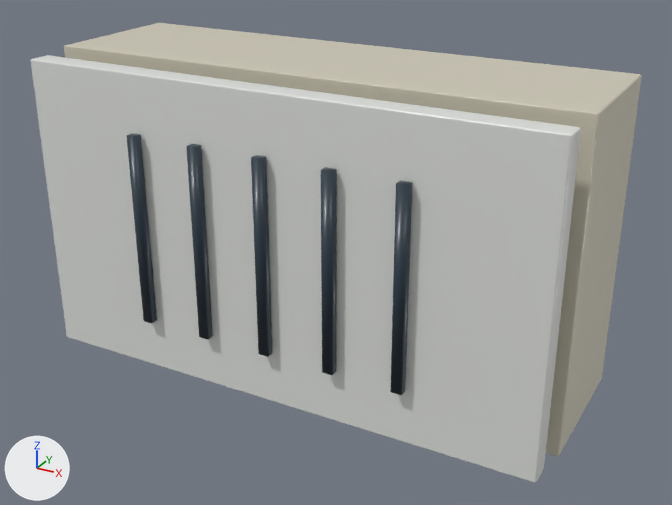
What one commit did to the glTF model lab/public/models/chime_default.low.glb.
Rendered twice from a 50 mm camera at (0.669, -1.18, 0.984) aimed at (0.014, 0.012, 0.388). Every picture has the same lights, and +X, +Y and +Z are marked at lower left. The picture after the commit comes second. Where no turn or scale is listed for an object, it has been applied to the vertices. Vertices at exactly the same position are counted once.

Objects in the first picture: 'node-2', 'node-3', 'part:cover · Original a463fd81'.
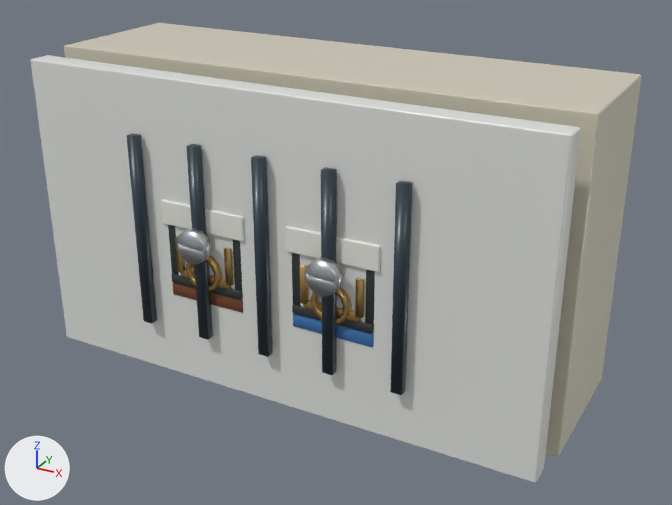
ob_terminal_l is not drawn itself; it is the parent of ob_detail_terminal_clamp_l.
ob_terminal_n is not drawn itself; it is the parent of ob_detail_terminal_clamp_n.

Where the newer file only moved an object's origin or applied its transform, the numbers keep the older frame.

Changed parts and their boxes [x1, y1, x2, y2] in the pictures (672 x 505 px):
'Moulded terminal legend pad.001', reshaped (not visible before): after [285, 226, 381, 272]
'Moulded terminal legend pad', reshaped (not visible before): after [161, 199, 245, 242]
'detail:terminal-clamp:N · Detail moulded engineering polymer', moved, turned (not visible before): after [292, 253, 375, 334]
'detail:terminal-clamp:N · Detail machined brass', moved, turned (not visible before): after [299, 265, 365, 325]
'detail:terminal-clamp:N · Detail zinc plated fixing', moved, turned (not visible before): after [305, 257, 343, 297]
'detail:terminal-clamp:L · Detail machined brass', moved, turned (not visible before): after [175, 236, 234, 292]
'detail:terminal-clamp:L · Detail moulded engineering polymer', moved, turned (not visible before): after [168, 225, 243, 300]
'detail:terminal-clamp:L · Detail zinc plated fixing', moved, turned (not visible before): after [177, 228, 211, 265]
'Moulded conductor identification.001', moved, turned (not visible before): after [293, 313, 374, 347]
'Moulded conductor identification', moved, turned (not visible before): after [173, 282, 243, 313]

The edits, one by one:
me_cube_020 is used by ob_moulded_terminal_legend_pad; location (-0.108, 0.237, 0.484).
me_cube_020 had 96 vertices, 188 faces and spanned x -0.0575..0.0575, y -0.003..0.003, z -0.0155..0.0155.
me_cube_020 now has 96 vertices, 188 faces and spans x -0.0725..0.0725, y -0.4103..-0.4043, z -0.019..0.019.
me_cube_020 part 1: 96 of 96 vertices moved; they spanned x -0.0575..0.0575, y -0.003..0.003, z -0.0155..0.0155 and now span x -0.0725..0.0725, y -0.4103..-0.4043, z -0.019..0.019; mean shift (0.0, -0.4073, 0.0).
me_cube_021 is used by ob_moulded_terminal_legend_pad_001; location (0.108, 0.237, 0.484).
me_cube_021 had 96 vertices, 188 faces and spanned x -0.0575..0.0575, y -0.003..0.003, z -0.0155..0.0155.
me_cube_021 now has 96 vertices, 188 faces and spans x -0.0725..0.0725, y -0.4103..-0.4043, z -0.019..0.019.
me_cube_021 part 2: 96 of 96 vertices moved; they spanned x -0.0575..0.0575, y -0.003..0.003, z -0.0155..0.0155 and now span x -0.0725..0.0725, y -0.4103..-0.4043, z -0.019..0.019; mean shift (0.0, -0.4073, 0.0).
Object 'terminal:L' (ob_terminal_l) turns from (0, -180, 0) to (0, 0, 0) degrees about x, y and z.
Object 'terminal:L' (ob_terminal_l) moves from (-0.108, 0.402, -0.236) to (-0.108, 0.402, 0.169).
Object 'terminal:N' (ob_terminal_n) turns from (0, -180, 0) to (0, 0, 0) degrees about x, y and z.
Object 'terminal:N' (ob_terminal_n) moves from (0.108, 0.402, -0.236) to (0.108, 0.402, 0.169).
